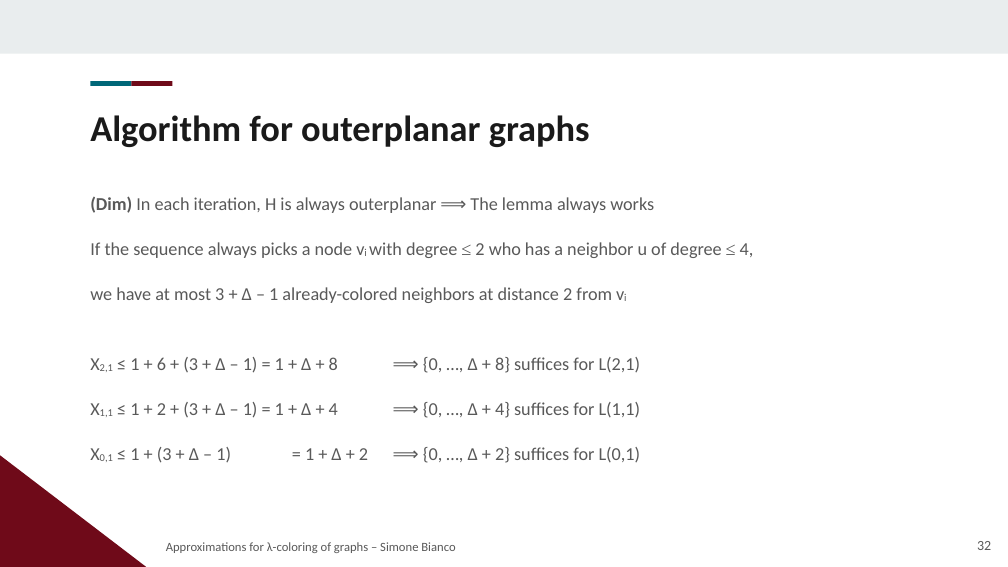
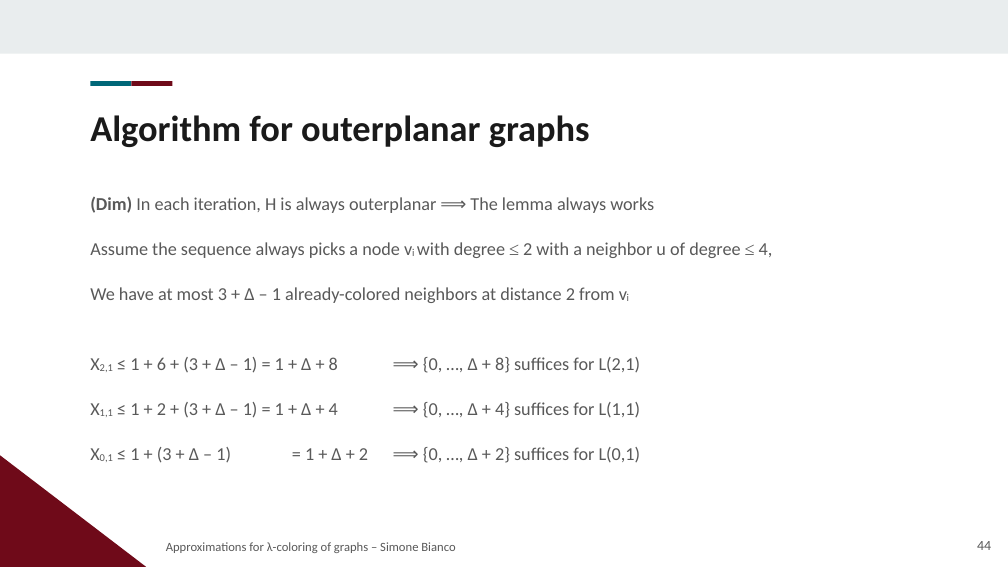
Before and after one commit to Exyss/university-notes, a slide deck: slide 44 of Presentations/Lambda Coloring/slides.odp (slide 32 before the commit). Drawn at 1008x567 pixels with LibreOffice and Linux fonts; fonts in the diff are those of the drawing; background and template pictures are left out. Boxes give left, top, right and bottom in pixels: in the first picture for what was removed or moved away, otherwise in the second. Text is boxed around its words. In the diff, an @@ line names an element or a change of style, - is before the commit and + after.

Commit message:
Presentations completed

```diff
--- a/Presentations/Lambda Coloring/slides.odp
+++ b/Presentations/Lambda Coloring/slides.odp
@@ text at [90, 242, 773, 303]: text changed @@
-If the sequence always picks a node vi with degree ≤ 2 who has a neighbor u of degree ≤ 4,
-we have at most 3 + Δ – 1 already-colored neighbors at distance 2 from vi
+Assume the sequence always picks a node vi with degree ≤ 2 with a neighbor u of degree ≤ 4,
+We have at most 3 + Δ – 1 already-colored neighbors at distance 2 from vi
@@ page number at [977, 541, 991, 550]: text changed @@
-32
+44
```
Also in this commit, not shown: 3 other slides changed, 12 slides added, 3 other files.
